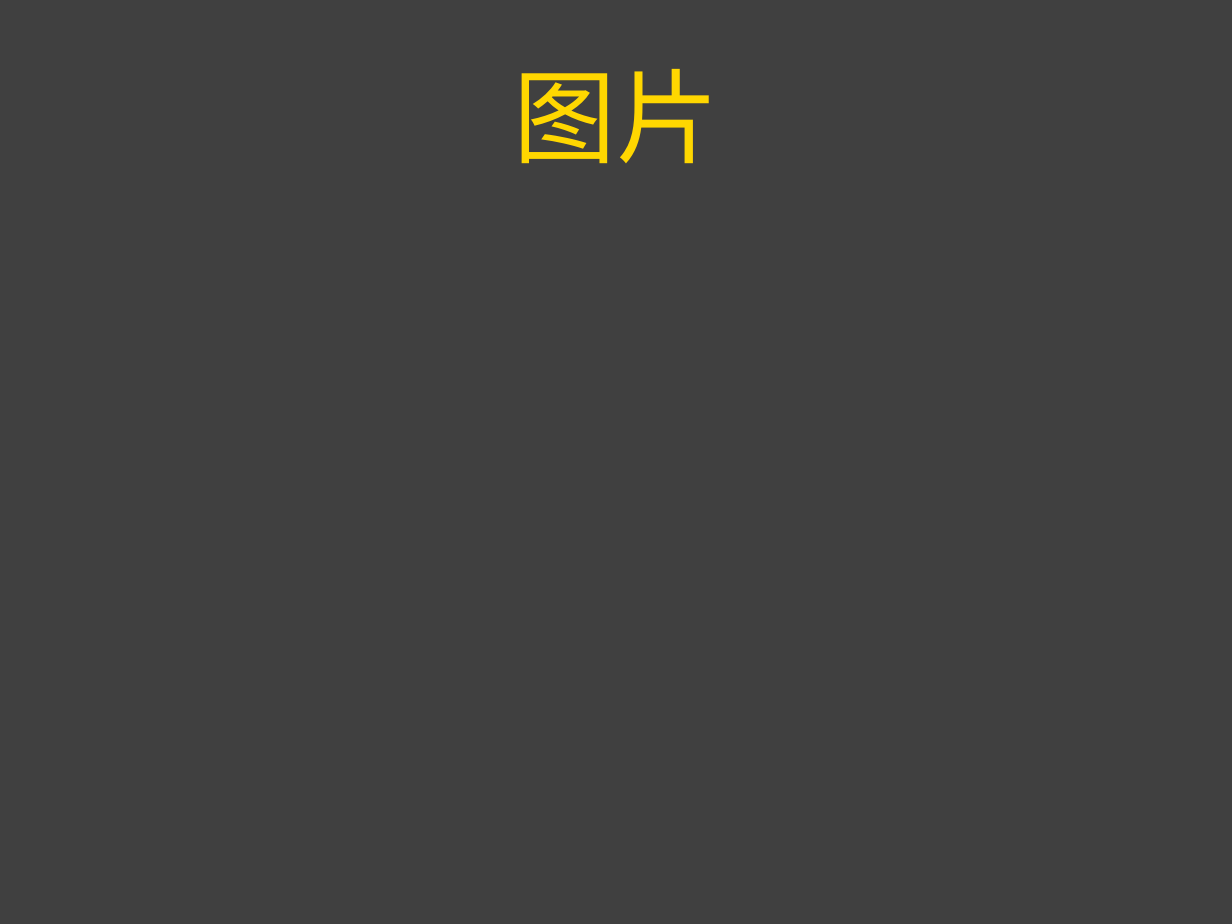
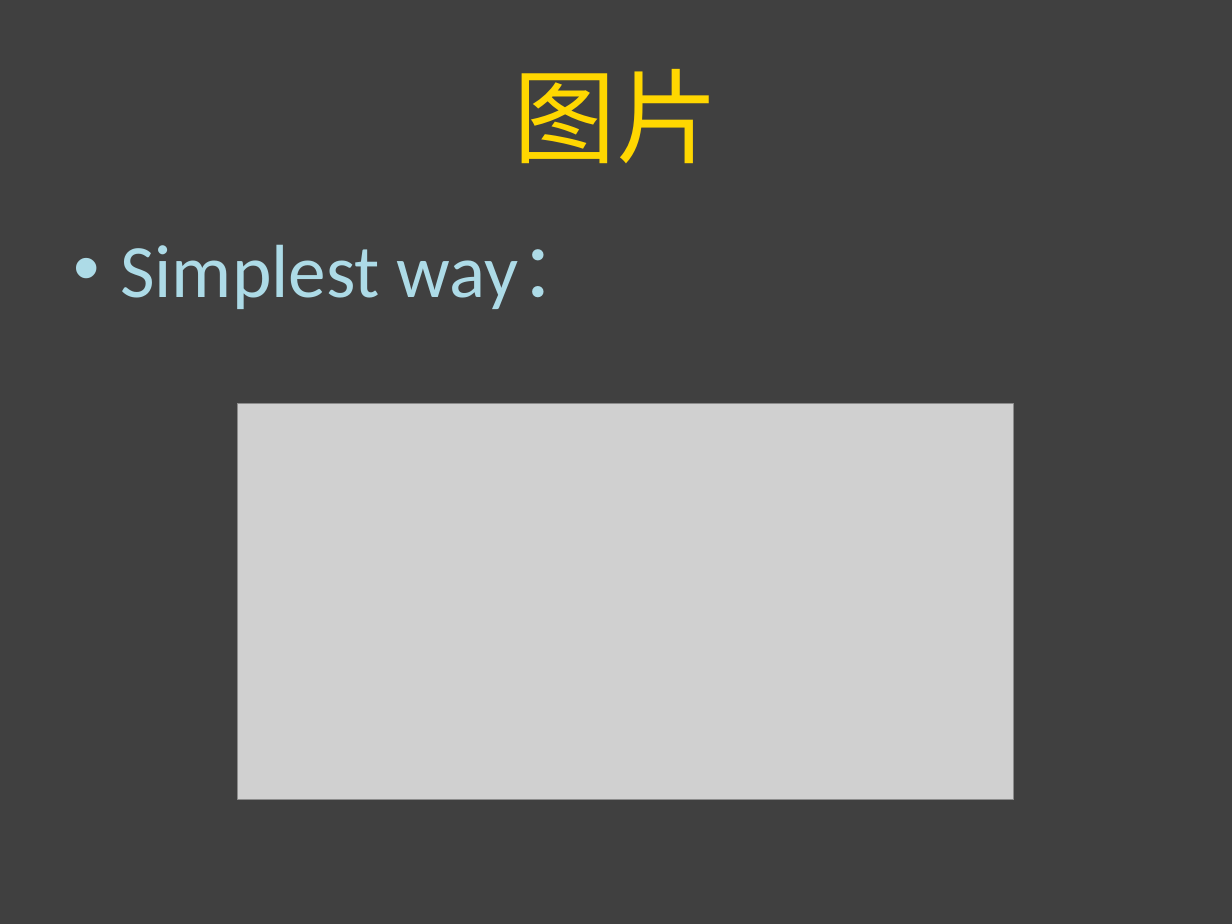
Before and after one commit to simplemx/playground, a slide deck: slide 63 of ppt/frontend.pptx (slide 42 before the commit). Drawn at 1232x924 pixels with LibreOffice and Linux fonts; fonts in the diff are those of the drawing; grey boxes stand for pictures. Boxes give left, top, right and bottom in pixels: in the first picture for what was removed or moved away, otherwise in the second. Text is boxed around its words. In the diff, an @@ line names an element or a change of style, - is before the commit and + after.

```diff
--- a/ppt/frontend.pptx
+++ b/ppt/frontend.pptx
@@ text added at (x1=120, y1=244, x2=595, y2=309), 44 pt, text #ADDBE7 @@
+• Simplest way：
@@ picture added at (x1=238, y1=404, x2=1014, y2=800) @@
```
Also in this commit, not shown: 12 other slides changed, 49 slides added, 2 slides removed.
